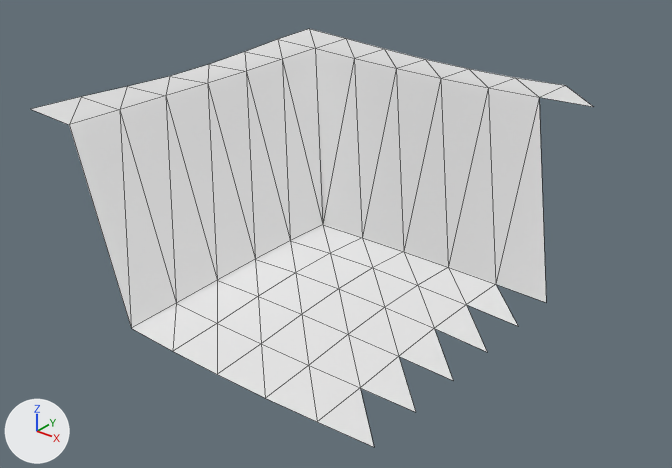
The OBJ model models/areas/flats/preview_sand_3_-2.obj, before and after one commit.
The view is the same before and after, from a 50 mm camera at (102.3, -0.6, 20.9) aimed at (76.4, 31.7, 0.9). Arrows for +X, +Y and +Z are at lower left; the lights stay in place. The picture after the commit comes second. Mesh edges are drawn as thin lines. Where no turn or scale is listed for an object, it has been applied to the vertices. Vertices at exactly the same position are counted once.

The first picture shows 'preview_sand_3_-2'.
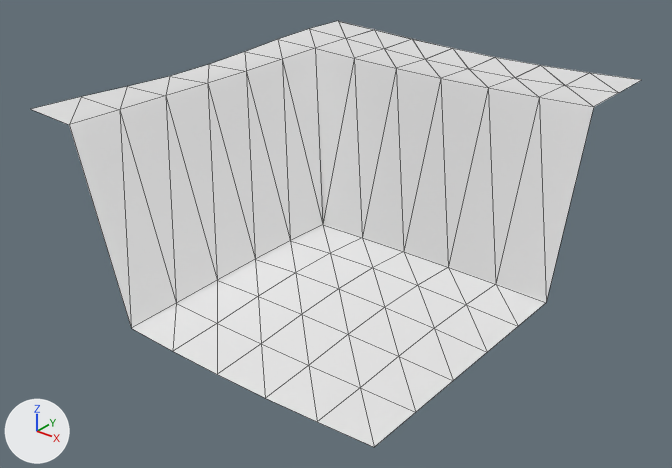
The change, as a list of edits to the scene's bpy script:
```text
Change me_preview_sand_3__2:
    used by ob_preview_sand_3__2; location = (0.0, 0.0, 0.0)
    remove me_preview_sand_3__2.from_pydata(...)  # 63 vertices, 91 faces; spans x 66.8..86.0, y 22.0..41.2, z -1.7..7.8
    add me_preview_sand_3__2.from_pydata(...)  # 90 vertices, 118 faces; spans x 66.7..86.0, y 22.0..44.0, z -1.7..7.8
    me_preview_sand_3__2 part 1
    21 vertices are added at x 66.7..86.0, y 41.2..44.0, z 7.3..7.8
    6 new vertices lie (0.0, 2.8, 0.0) away from vertices in x 66.8..83.2, y 41.2, z 7.4..7.8
    27 new faces join them
```

Pixel boxes (x1, y1, x2, y2) of what changed, in the pictures (672 x 468 px):
'preview_sand_3_-2', reshaped (8% wider)
    before: (32, 29, 593, 447)
    after: (32, 21, 640, 447)
part 1 of me_preview_sand_3__2, added
    after: (310, 21, 640, 447)
